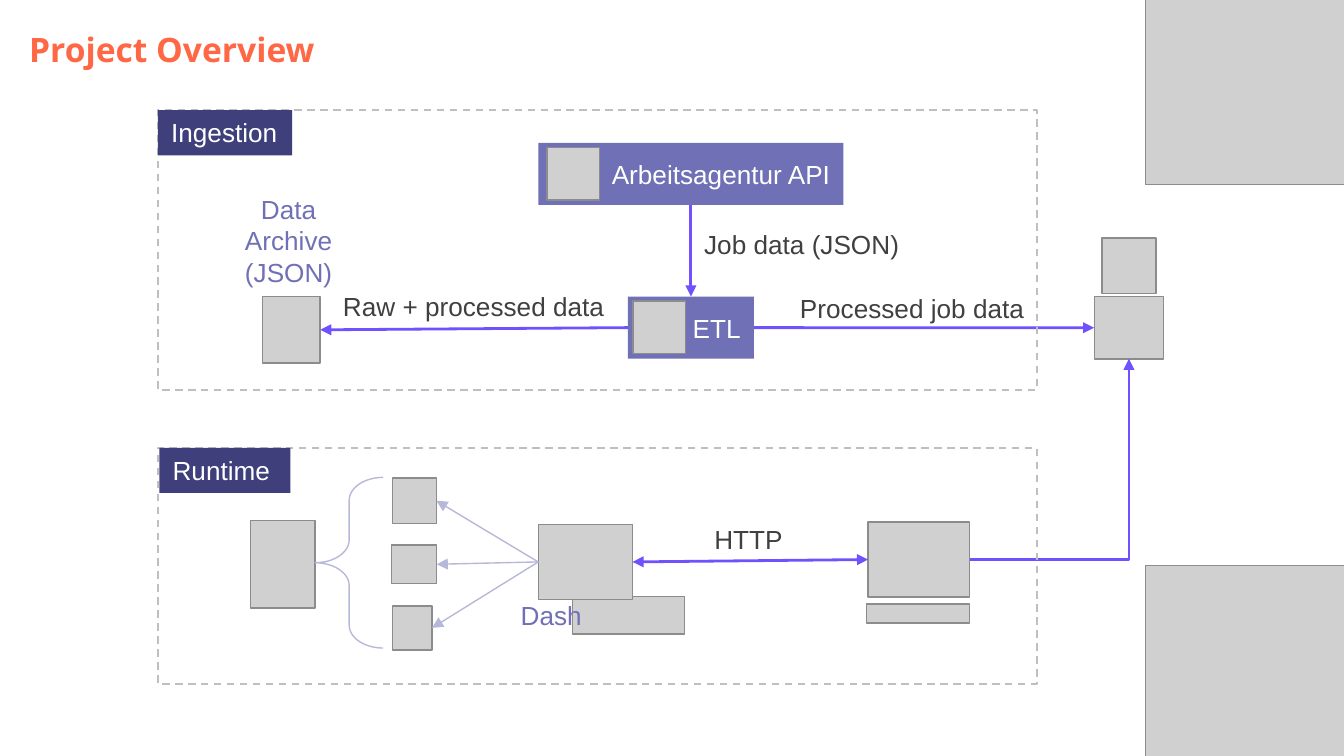
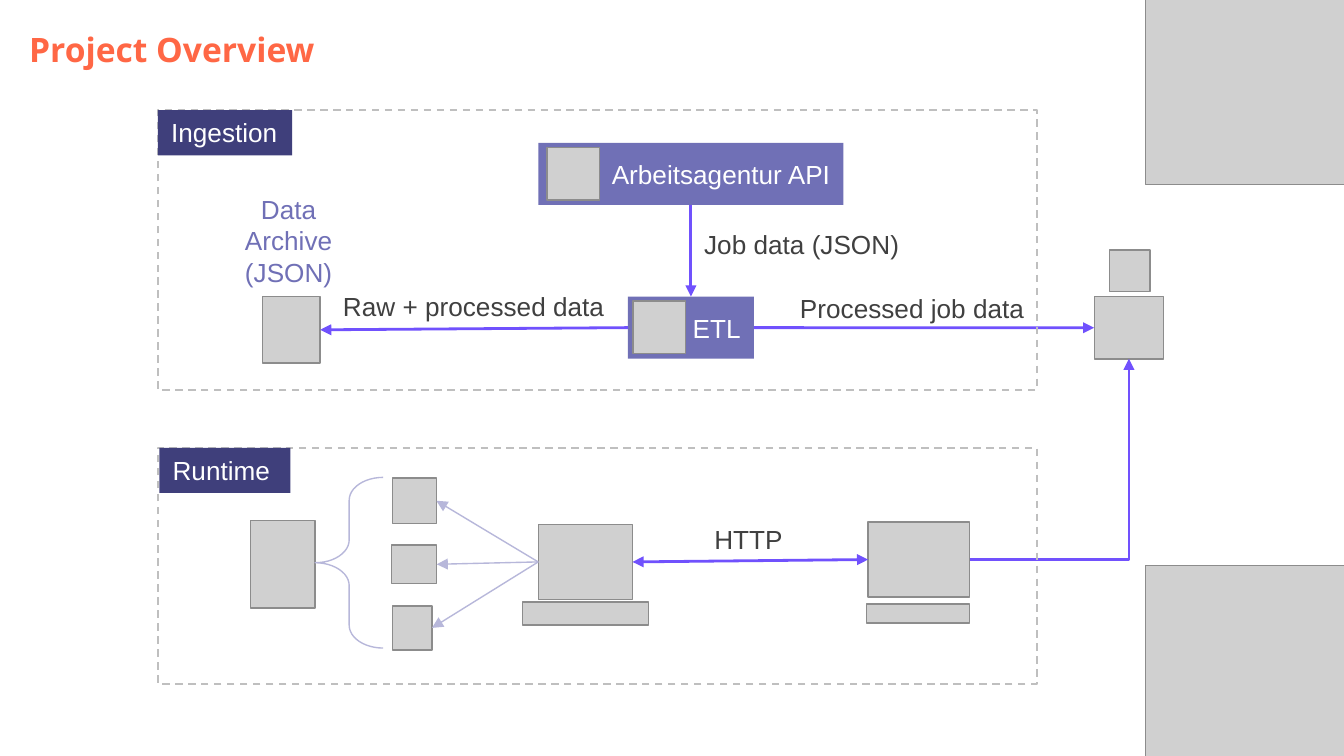
Before and after one commit to DataScientest-Studio/jun26bde-job-market, a slide deck: slide 4 of docs/defence/Defence.pptx. Drawn at 1344x756 pixels with LibreOffice and Linux fonts; fonts in the diff are those of the drawing; grey boxes stand for pictures; background and template pictures are left out. Boxes give left, top, right and bottom in pixels: in the first picture for what was removed or moved away, otherwise in the second. Text is boxed around its words. In the diff, an @@ line names an element or a change of style, - is before the commit and + after.

Commit message:
Update plotly|Dash icon in diagrams

```diff
--- a/docs/defence/Defence.pptx
+++ b/docs/defence/Defence.pptx
@@ picture: place and size @@
-picture at (1102, 238, 1156, 293)
+picture at (1110, 250, 1150, 292)
@@ picture removed at (573, 597, 684, 634) @@
@@ text removed at (521, 604, 582, 631) @@
-Dash
@@ picture added at (523, 602, 649, 625) @@
```
Also in this commit, not shown: 1 other slide changed, 2 other files.
